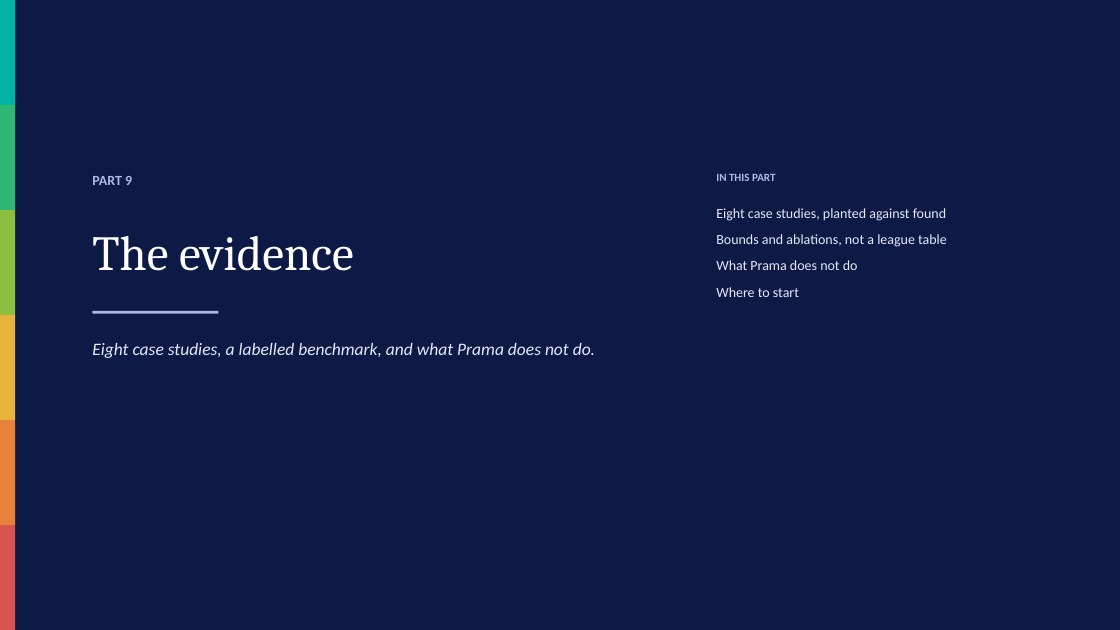
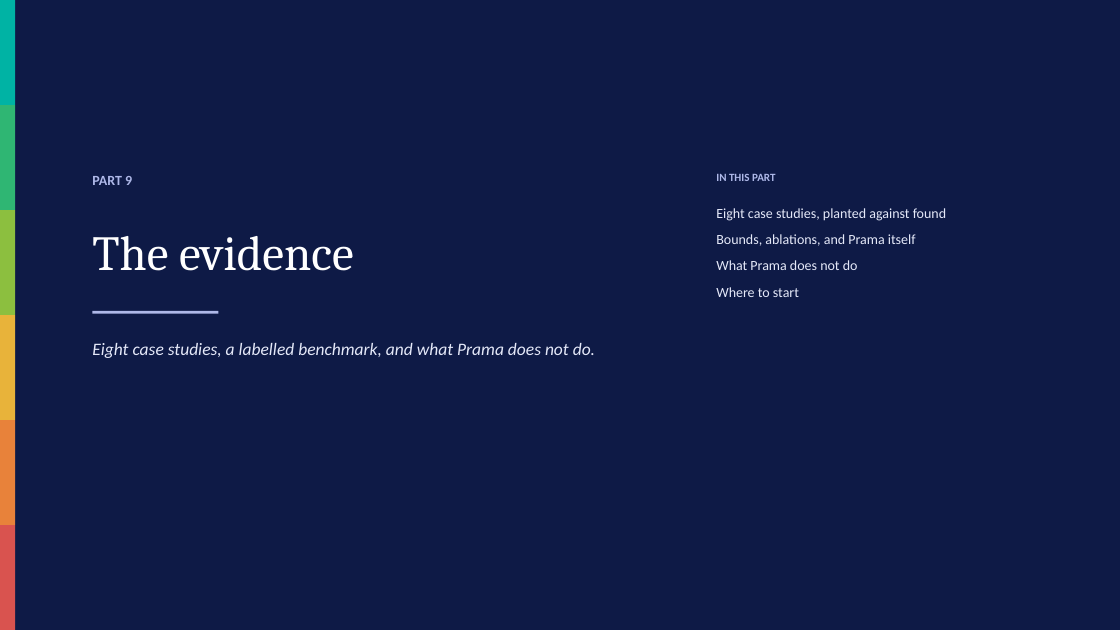
Before and after one commit to ajsinha/prama, a slide deck: slide 41 of docs/deck/Prama-Evidence-First-Data-Quality.pptx. Drawn at 1120x630 pixels with LibreOffice and Linux fonts; fonts in the diff are those of the drawing. Boxes give left, top, right and bottom in pixels: in the first picture for what was removed or moved away, otherwise in the second. Text is boxed around its words. In the diff, an @@ line names an element or a change of style, - is before the commit and + after.

Commit message:
Sandboxed admission, PR change review, PySpark joins, Prama on its benchmark, co-access hints
Admission. With delegates.sandbox on, the server never imports delegate code:
each configured file (and the installed entry points) is scanned, imported and
probed by its own sealed worker (vet --admit); the server registers stand-ins
with the real implementation hash. One launcher (prama.delegates.sandbox) now
serves runs, upload vetting and admission; upload vetting no longer inherits
the server's environment. A delegate that hangs admission is refused alone.

Change review. prama code review --base REF reads both versions with git
archive through the sandboxed reader and reports edges added, removed or
retyped, their blast radius, proposals implied and retired; exit 3 when a live
control loses its basis.

PySpark joins. The reader follows joins (on names, lists, or equalities),
records join-key edges with the SQL reader's pairing text, and takes columns
from the side that provably has them; ambiguity is a gap.

Join fan-out. lineage_join_unique proposes HAS UNIQUE KEY on every column a
statement looks a table up by.

Benchmark. prama-declared scores Prama's declared path: 10/28, F1 0.49, blind to
relational, temporal and semantic. Its fairness test found the corpus's IBANs had
made-up check digits; the generator now computes them.

Co-access. us_coaccess records pairs of datasets read by one query; correlation
flags pairs queried together with a shared column and no relationship, with the
likely REFERENCES, as a hint only.

Paper register 75 rows: 53 run / 11 in part / 5 stated / 6 not built.

```diff
--- a/docs/deck/Prama-Evidence-First-Data-Quality.pptx
+++ b/docs/deck/Prama-Evidence-First-Data-Quality.pptx
@@ text at (x1=716, y1=234, x2=916, y2=246): text changed @@
-Bounds and ablations, not a league table
+Bounds, ablations, and Prama itself
```
Also in this commit, not shown: 1 other slide changed, 41 other files.
